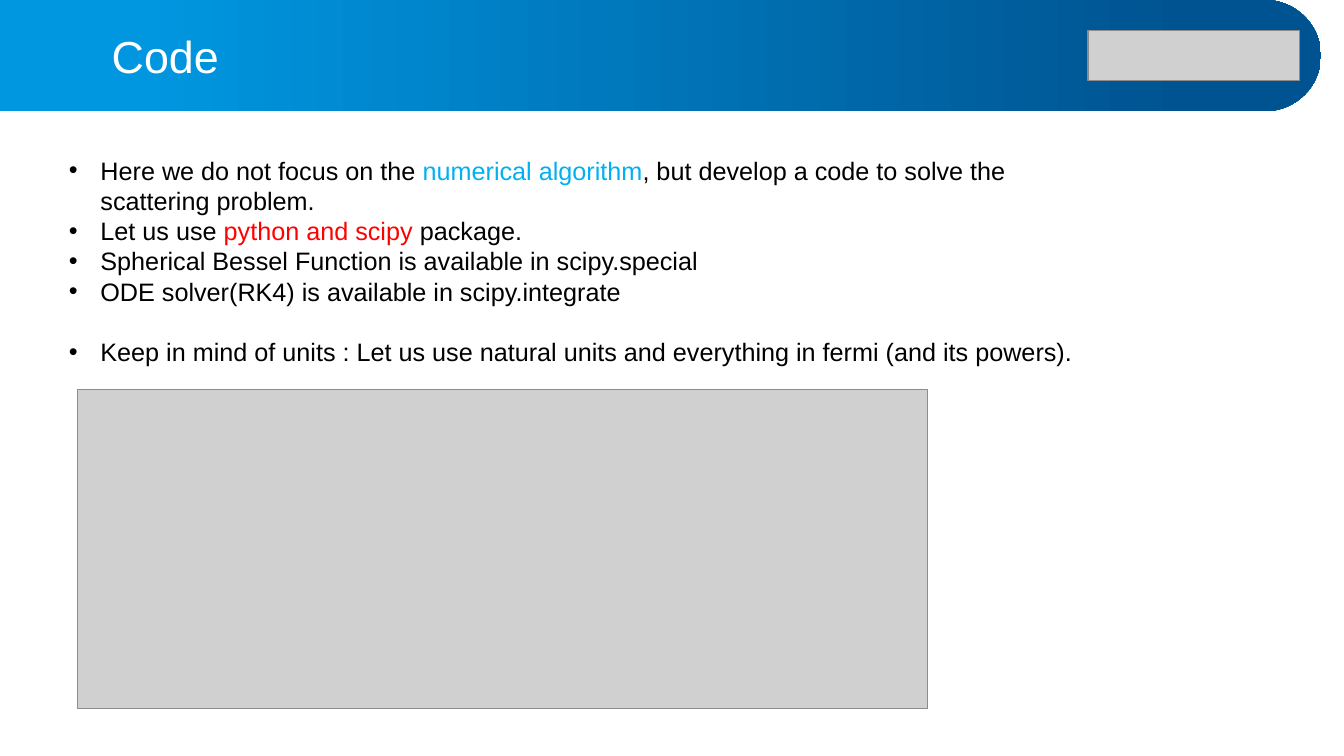
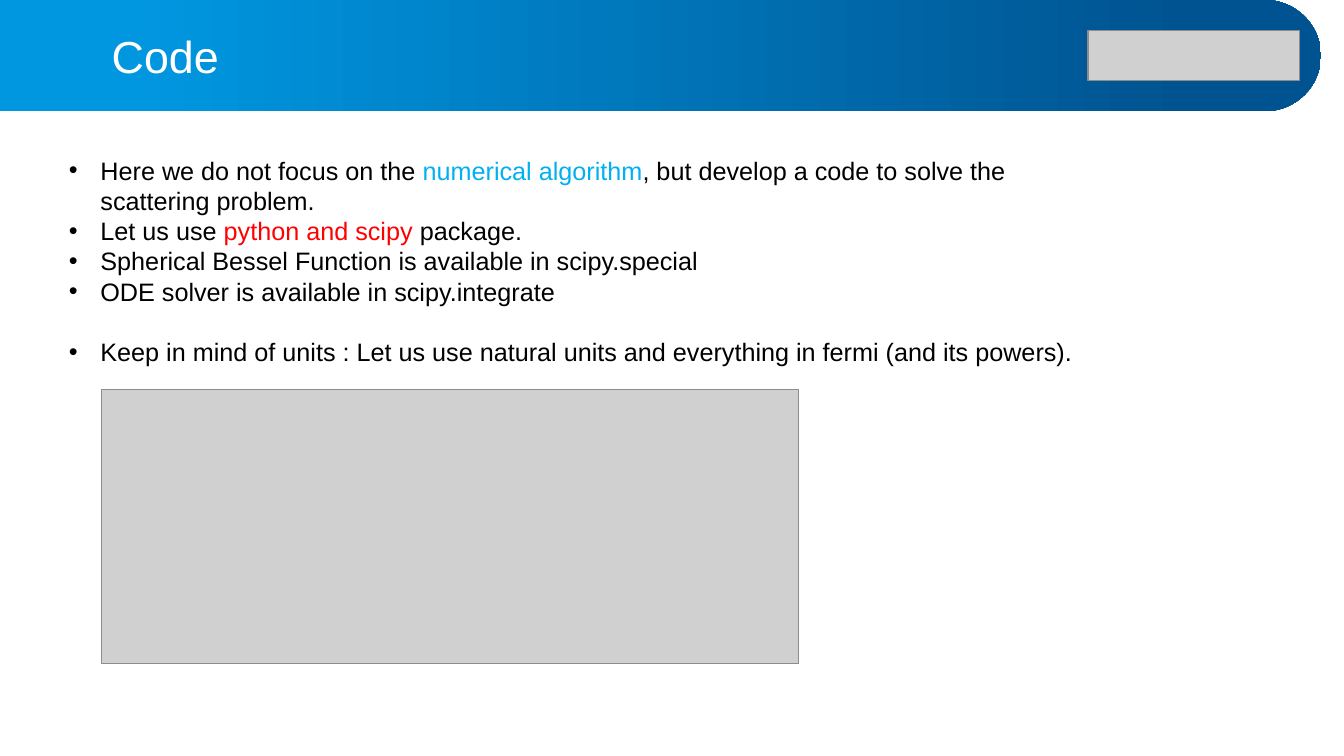
Before and after one commit to alphacentaury-github/NPSS2020, a slide deck: slide 26 of 20260331_연세대_수치양자역학강의.pptx (slide 25 before the commit). Drawn at 1344x756 pixels with LibreOffice and Linux fonts; fonts in the diff are those of the drawing; grey boxes stand for pictures. Boxes give left, top, right and bottom in pixels: in the first picture for what was removed or moved away, otherwise in the second. Text is boxed around its words. In the diff, an @@ line names an element or a change of style, - is before the commit and + after.

```diff
--- a/20260331_연세대_수치양자역학강의.pptx
+++ b/20260331_연세대_수치양자역학강의.pptx
@@ text at bbox=[100, 282, 555, 306]: text changed @@
-• ODE solver(RK4) is available in scipy.integrate
+• ODE solver is available in scipy.integrate
@@ picture: place and size @@
-picture at bbox=[78, 390, 929, 709]
+picture at bbox=[102, 390, 800, 664]
```
Also in this commit, not shown: 5 other slides changed, 25 slides added, 2 slides removed, 2 other files.
